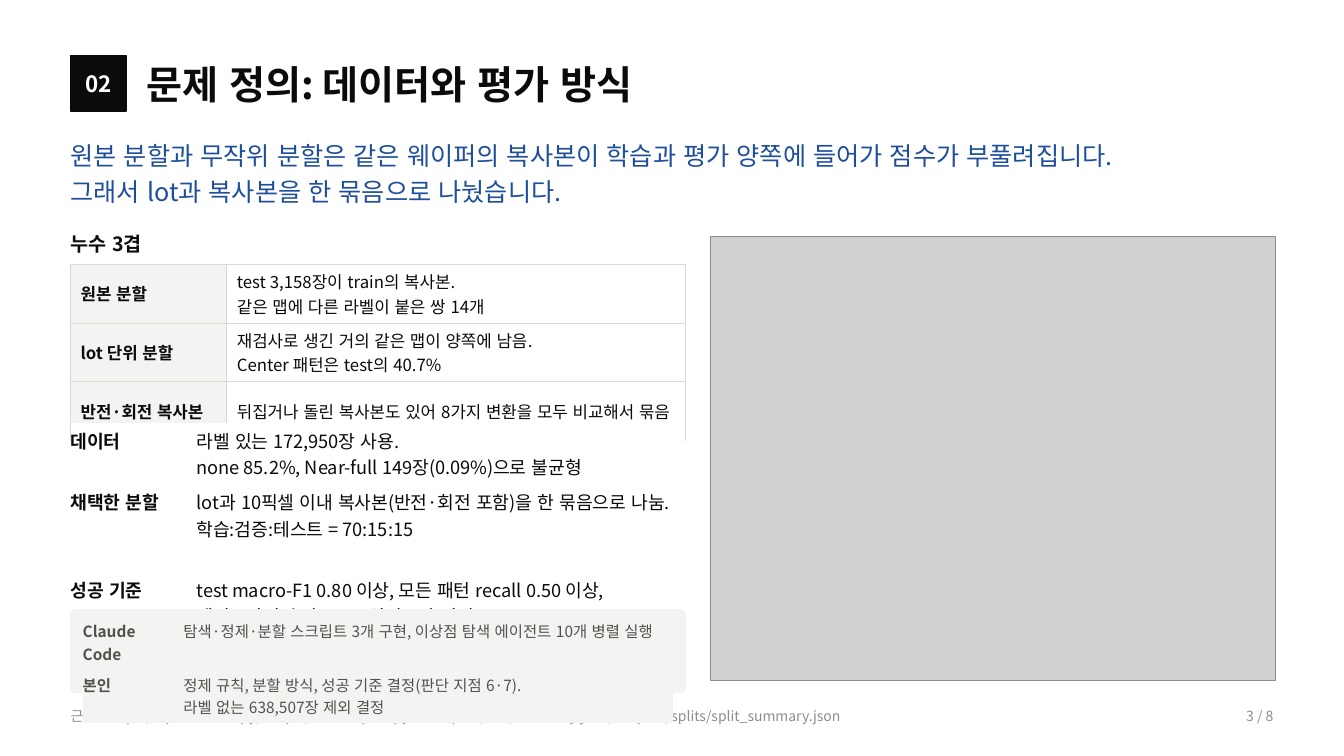
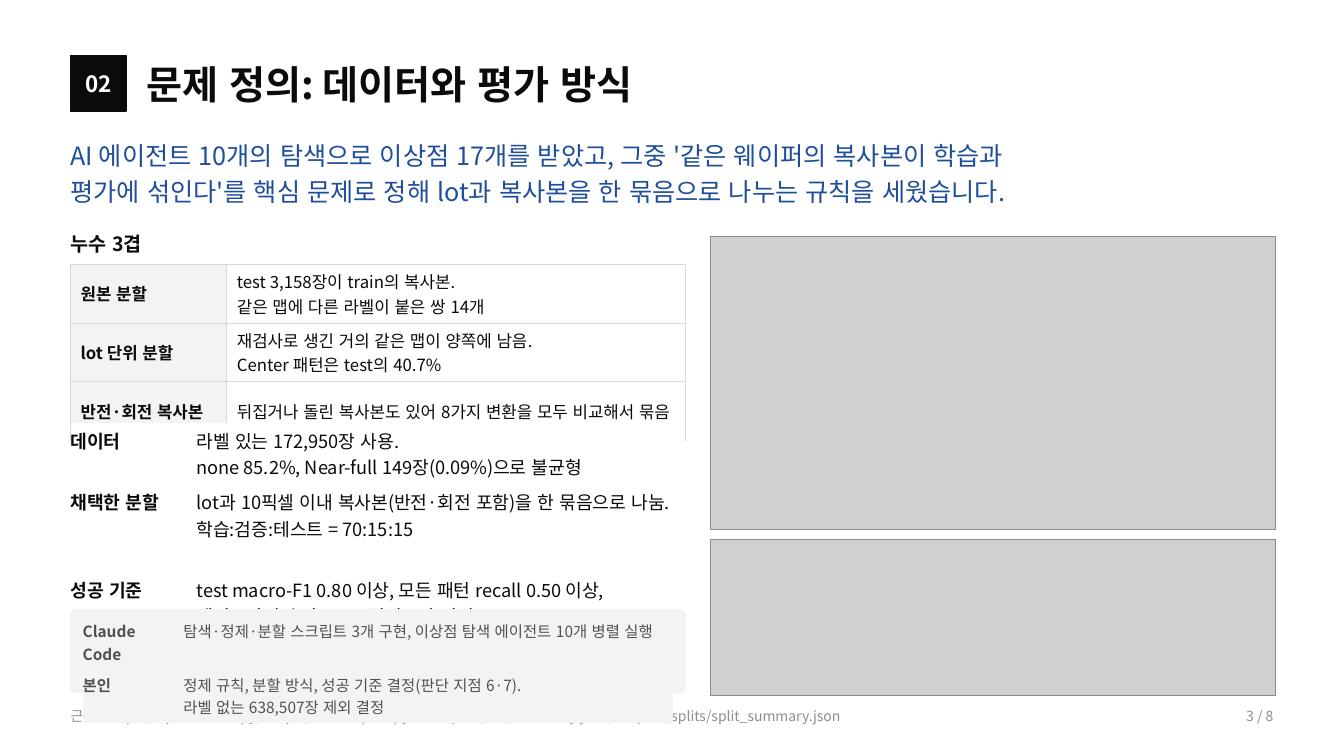
Before and after one commit to sl2ver/wm811k-wafer-defect-classification, a slide deck: slide 3 of portfolio/portfolio.pptx. Drawn at 1344x756 pixels with LibreOffice and Linux fonts; fonts in the diff are those of the drawing; grey boxes stand for pictures. Boxes give left, top, right and bottom in pixels: in the first picture for what was removed or moved away, otherwise in the second. Text is boxed around its words. In the diff, an @@ line names an element or a change of style, - is before the commit and + after.

```diff
--- a/portfolio/portfolio.pptx
+++ b/portfolio/portfolio.pptx
@@ text at bbox=[71, 144, 1005, 203]: text changed @@
-원본 분할과 무작위 분할은 같은 웨이퍼의 복사본이 학습과 평가 양쪽에 들어가 점수가 부풀려집니다.
-그래서 lot과 복사본을 한 묶음으로 나눴습니다.
+AI 에이전트 10개의 탐색으로 이상점 17개를 받았고, 그중 '같은 웨이퍼의 복사본이 학습과
+평가에 섞인다'를 핵심 문제로 정해 lot과 복사본을 한 묶음으로 나누는 규칙을 세웠습니다.
@@ picture: place and size @@
-picture at bbox=[711, 237, 1275, 681]
+picture at bbox=[711, 237, 1275, 529]
@@ picture added at bbox=[711, 539, 1275, 696] @@
```
Also in this commit, not shown: 5 other slides changed, 12 other files.
